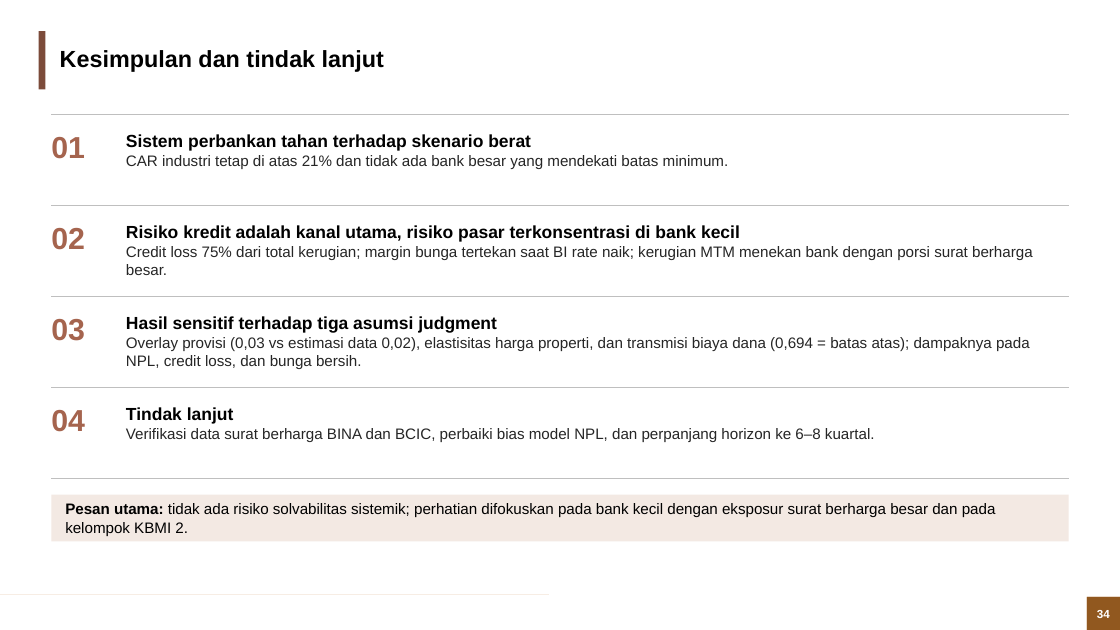
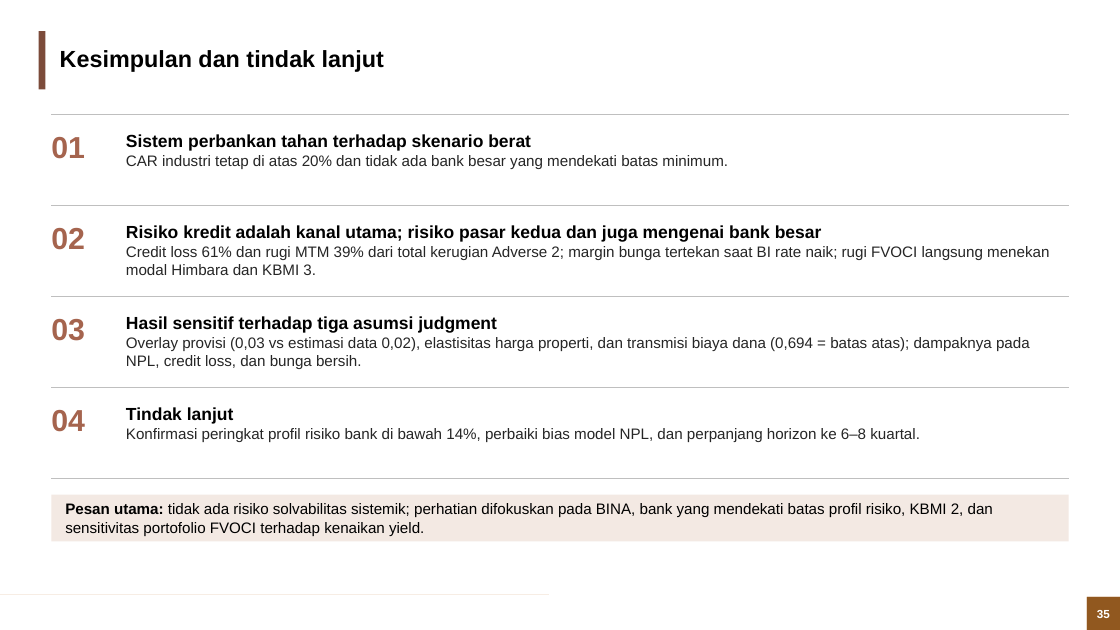
Before and after one commit to muhamadhaikal128/banking-stress-test, a slide deck: slide 35 of Banking Stress Test (Solvency).pptx (slide 34 before the commit). Drawn at 1120x630 pixels with LibreOffice and Linux fonts; fonts in the diff are those of the drawing; background and template pictures are left out. Boxes give left, top, right and bottom in pixels: in the first picture for what was removed or moved away, otherwise in the second. Text is boxed around its words. In the diff, an @@ line names an element or a change of style, - is before the commit and + after.

```diff
--- a/Banking Stress Test (Solvency).pptx
+++ b/Banking Stress Test (Solvency).pptx
@@ text at bbox=[126, 155, 728, 169]: text changed @@
-CAR industri tetap di atas 21% dan tidak ada bank besar yang mendekati batas minimum.
+CAR industri tetap di atas 20% dan tidak ada bank besar yang mendekati batas minimum.
@@ text at bbox=[126, 225, 1049, 275]: text changed @@
-Risiko kredit adalah kanal utama, risiko pasar terkonsentrasi di bank kecil
-Credit loss 75% dari total kerugian; margin bunga tertekan saat BI rate naik; kerugian MTM menekan bank dengan porsi surat berharga besar.
+Risiko kredit adalah kanal utama; risiko pasar kedua dan juga mengenai bank besar
+Credit loss 61% dan rugi MTM 39% dari total kerugian Adverse 2; margin bunga tertekan saat BI rate naik; rugi FVOCI langsung menekan modal Himbara dan KBMI 3.
@@ text at bbox=[126, 428, 920, 442]: text changed @@
-Verifikasi data surat berharga BINA dan BCIC, perbaiki bias model NPL, dan perpanjang horizon ke 6–8 kuartal.
+Konfirmasi peringkat profil risiko bank di bawah 14%, perbaiki bias model NPL, dan perpanjang horizon ke 6–8 kuartal.
@@ text in rectangle at bbox=[65, 503, 993, 536]: text changed @@
-Pesan utama: tidak ada risiko solvabilitas sistemik; perhatian difokuskan pada bank kecil dengan eksposur surat berharga besar dan pada kelompok KBMI 2.
+Pesan utama: tidak ada risiko solvabilitas sistemik; perhatian difokuskan pada BINA, bank yang mendekati batas profil risiko, KBMI 2, dan sensitivitas portofolio FVOCI terhadap kenaikan yield.
@@ page number at bbox=[1097, 610, 1110, 618]: text changed @@
-34
+35
```
Also in this commit, not shown: 30 other slides changed, 2 slides added, 58 other files.
